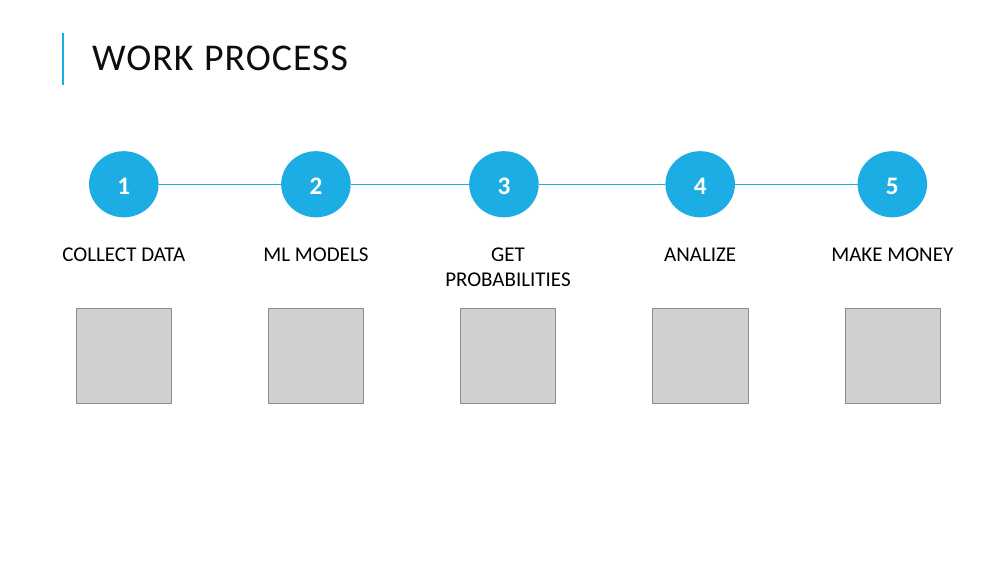
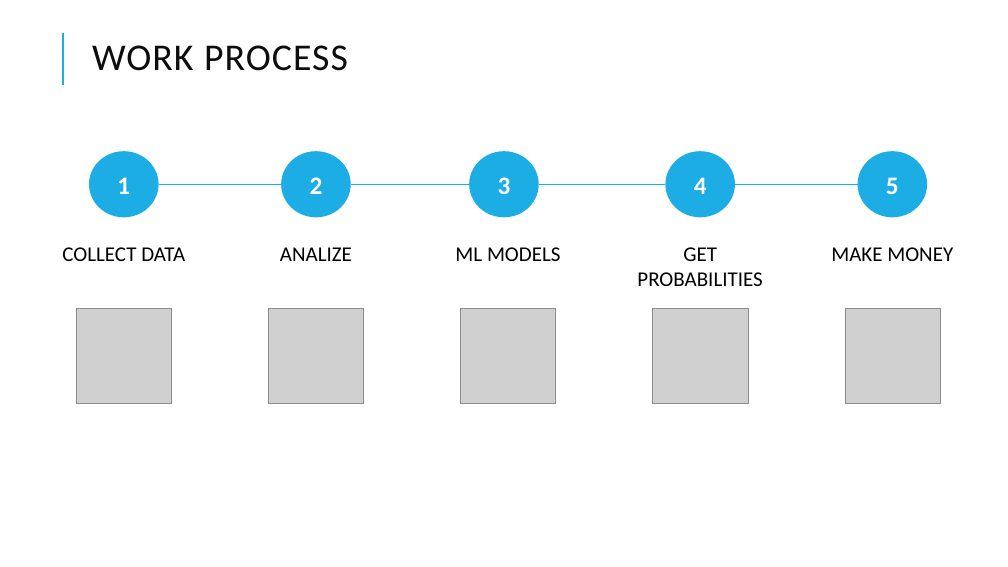
Before and after one commit to alberthr/UBIQUM_1X2_Python, a slide deck: slide 3 of PRESENTACION ALBERT.pptx. Drawn at 1008x567 pixels with LibreOffice and Linux fonts; fonts in the diff are those of the drawing; grey boxes stand for pictures. Boxes give left, top, right and bottom in pixels: in the first picture for what was removed or moved away, otherwise in the second. Text is boxed around its words. In the diff, an @@ line names an element or a change of style, - is before the commit and + after.

```diff
--- a/PRESENTACION ALBERT.pptx
+++ b/PRESENTACION ALBERT.pptx
@@ text "ANALIZE": place and size @@
-text "ANALIZE" at [664,247,736,261]
+text "ANALIZE" at [280,247,352,261]
@@ text "ML MODELS": place and size @@
-text "ML MODELS" at [263,247,369,261]
+text "ML MODELS" at [455,247,561,261]
@@ text "GET PROBABILITIES": place and size @@
-text "GET PROBABILITIES" at [445,247,570,286]
+text "GET PROBABILITIES" at [637,247,762,286]
```
Also in this commit, not shown: 3 other slides changed, 1 slide added, 10 other files.
